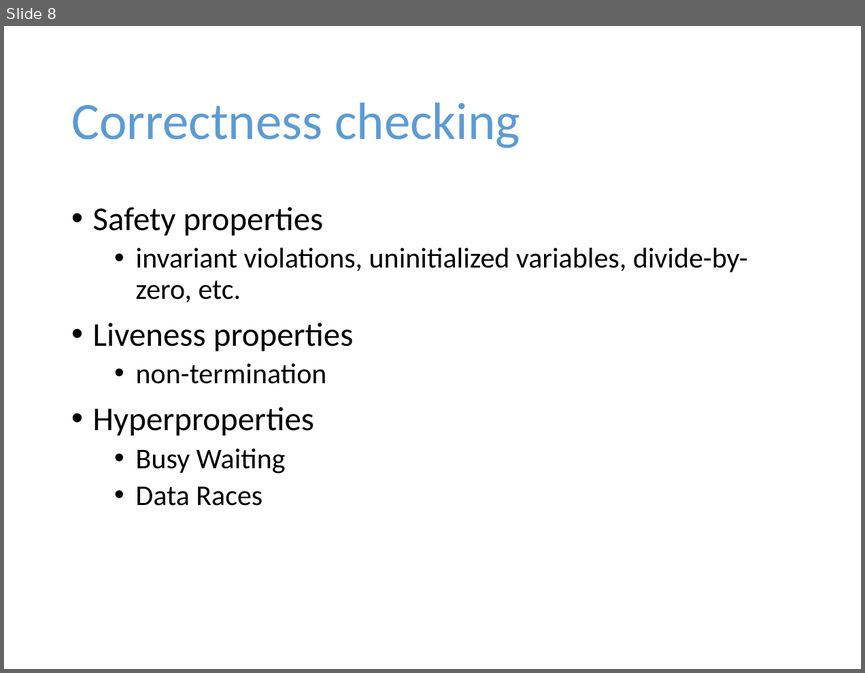
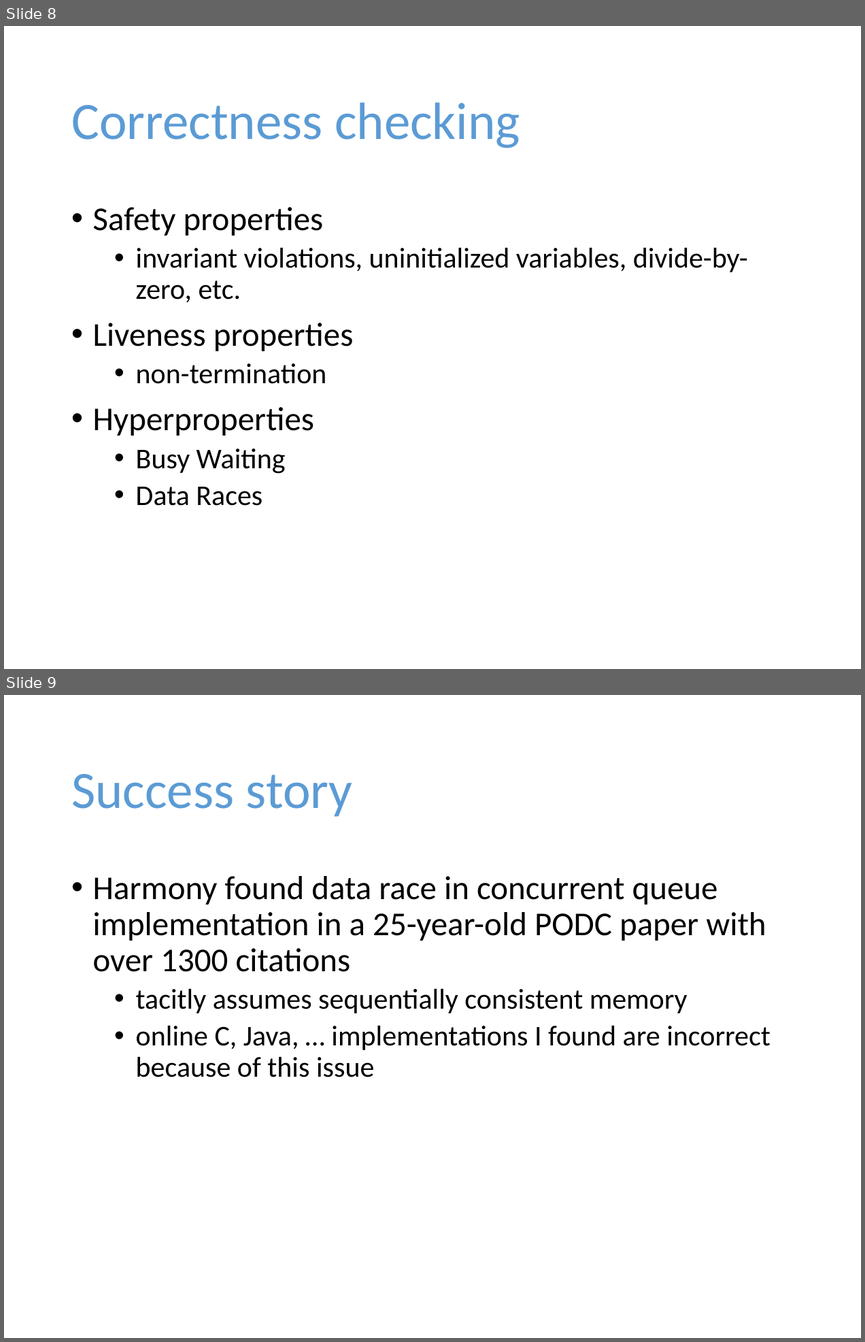
Before and after one commit to harmonylang/harmony, a slide deck: Harmony.pptx. Shown one above the other, each under a label of ours: slide 8 before the commit, slides 8 and 9 after it. The pictures are 865x673 and 865x1342 pixels, drawn with LibreOffice and Linux fonts; fonts in the diff are those of the drawing. Boxes give left, top, right and bottom in pixels: in the first picture for what was removed or moved away, otherwise in the second. Text is boxed around its words. In the diff, an @@ line names an element or a change of style, - is before the commit and + after.

```diff
--- a/Harmony.pptx
+++ b/Harmony.pptx
@@ slide 9 added at [4, 695, 861, 1338], background #FFFFFF @@
@@ title added at [71, 774, 353, 817], 44 pt, text #5B9BD5 @@
+Success story
@@ text added at [93, 876, 770, 1077], 24 pt, text #000000 @@
+• Harmony found data race in concurrent queue implementation in a 25-year-old PODC paper with over 1300 citations
+  • tacitly assumes sequentially consistent memory
+  • online C, Java, … implementations I found are incorrect because of this issue
```
Also in this commit, not shown: 1 slide changed, 8 other files.
